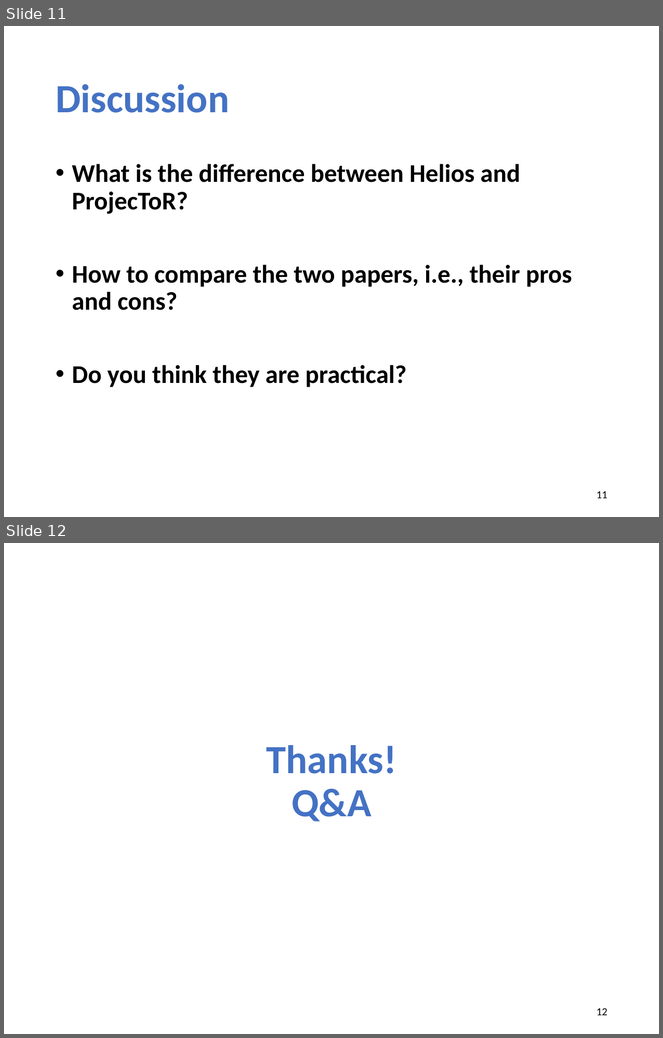
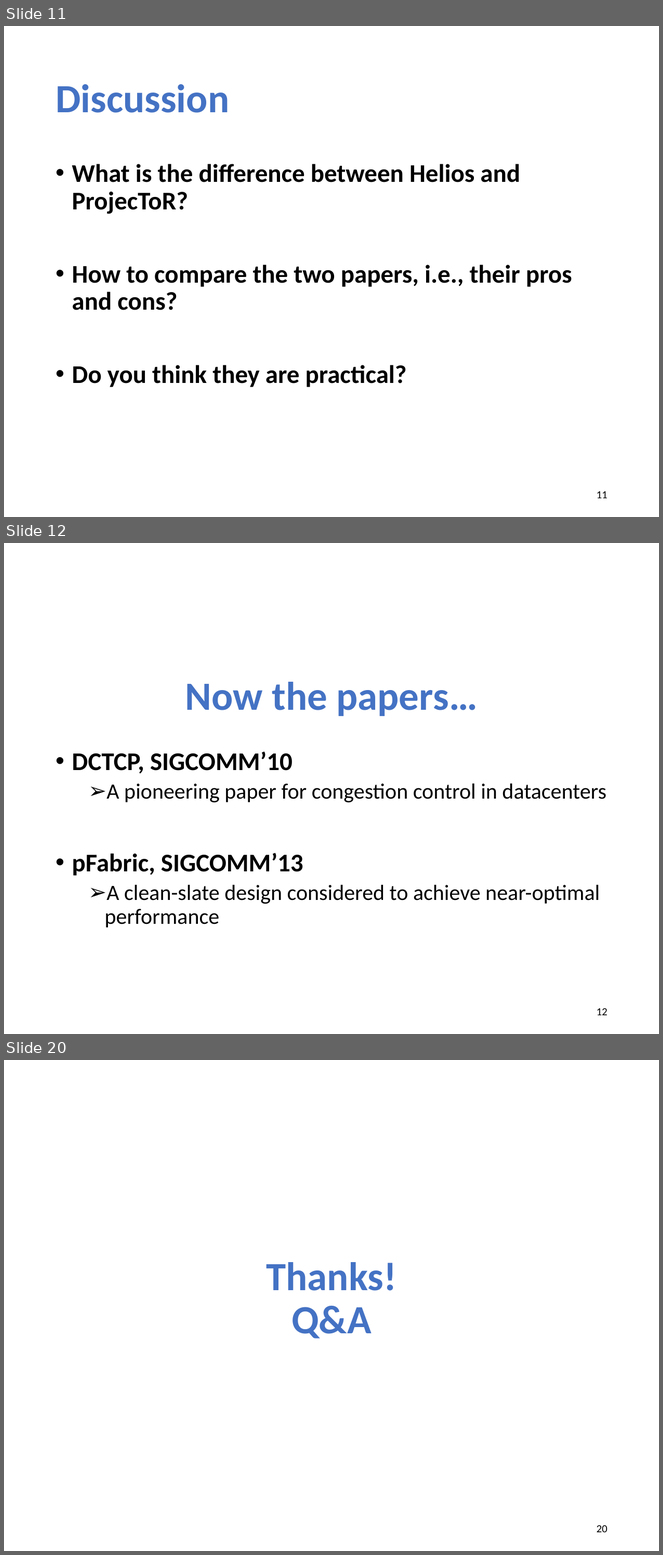
Before and after one commit to xinjin/course-adv-net, a slide deck: slides/lec06_datacenter.pptx. Shown one above the other, each under a label of ours: slides 11 and 12 before the commit, slides 11, 12 and 20 after it; the slides between them are not shown. The pictures are 663x1038 and 663x1555 pixels, drawn with LibreOffice and Linux fonts; fonts in the diff are those of the drawing. Boxes give left, top, right and bottom in pixels: in the first picture for what was removed or moved away, otherwise in the second. Text is boxed around its words. In the diff, an @@ line names an element or a change of style, - is before the commit and + after.

```diff
--- a/slides/lec06_datacenter.pptx
+++ b/slides/lec06_datacenter.pptx
@@ slide 12 added at box(4, 543, 659, 1034), background #FFFFFF @@
@@ title added at box(185, 682, 478, 716), 44 pt, text #4472C4, bold @@
+Now the papers…
@@ text added at box(72, 752, 607, 928), 24 pt, text #000000 @@
+• DCTCP, SIGCOMM’10
+  ➢ A pioneering paper for congestion control in datacenters
+• pFabric, SIGCOMM’13
+  ➢ A clean-slate design considered to achieve near-optimal performance
@@ page number added at box(597, 1008, 608, 1016), 12 pt, text #000000 @@
+12
@@ what was slide 12 is now slide 20 @@
@@ page number at box(597, 1525, 608, 1533): text changed @@
-12
+20
```
Also in this commit, not shown: 1 slide changed, 7 other slides added, 2 other files.
